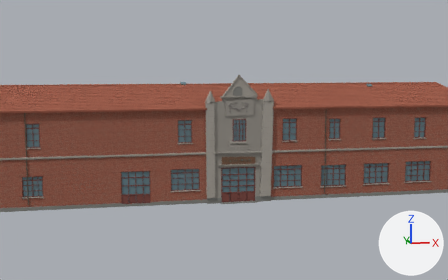
A saved change to the Blender file projects/shanghai/assets/models/candidates/huangpu-puyutang-museum-south-front/huangpu-puyutang-museum-south-front.blend.
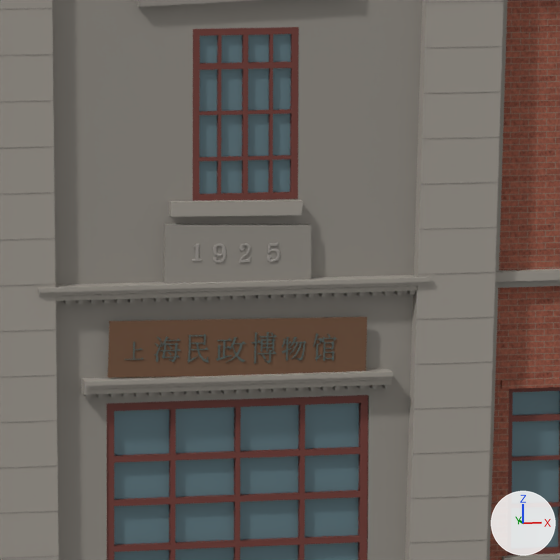
Old and new are each drawn from a 50 mm lens placed at (-11.74, -53.98, 12.5), pointed at (-1.23, 0.25, 5.56) and again close up on the part from 46% to 63% of the width and 41% to 67% of the height. Every picture has the same lights, and +X, +Y and +Z are marked at lower right. The last two pictures show the newer version.

The first close-up shows 'Museum south/central upper sash frame and glazing bars', 'Museum south/central upper sash glass', 'Museum south/date backing', 'Museum south/east stone pier', 'Museum south/four entrance leaves frame and glazing bars', 'Museum south/four entrance leaves glass', 'Museum south/lower bay 6 glass', 'Museum south/portal ashlar wall with openings', 'Museum south/portal sill course stepped profile', 'Museum south/running bond wall', 'Museum south/west stone pier', 'Sign/museum board', 'Sign/sign character 1 上', 'Sign/sign character 2 海', 'Sign/sign character 3 民', 'Sign/sign character 4 政', 'Sign/sign character 5 博', 'Sign/sign character 6 物', 'Sign/sign character 7 馆' and 16 more.
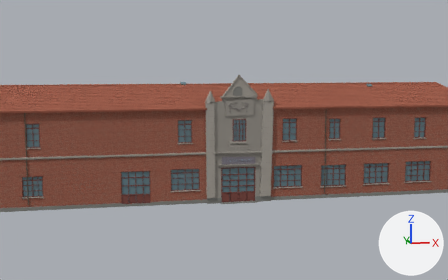
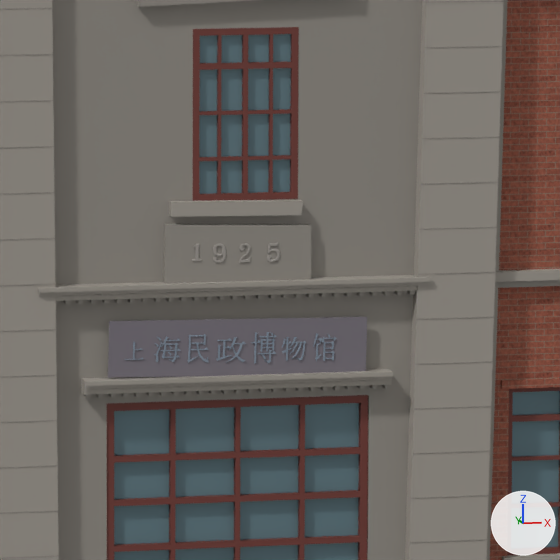
Where the change shows, as pixel boxes [x1, y1, x2, y2] in the close-ups (560 x 560 px):
'Sign/museum board', recoloured (brown to grey): [108, 317, 367, 378] in both
'Sign/sign character 5 博', recoloured (lighter): [252, 332, 277, 364] in both
'Sign/sign character 4 政', recoloured (lighter): [216, 337, 246, 363] in both
'Sign/sign character 2 海', recoloured (lighter): [154, 336, 181, 362] in both
'Sign/sign character 7 馆', recoloured (lighter): [313, 334, 337, 361] in both
'Sign/sign character 6 物', recoloured (lighter): [282, 337, 306, 361] in both
'Sign/sign character 3 民', recoloured (lighter): [188, 334, 209, 363] in both
'Sign/sign character 1 上', recoloured: [125, 342, 143, 360] in both

Edits to the bpy script that builds the scene:
```text
Change mat_brown_board_behind_museum_sign:
    mat_brown_board_behind_museum_sign.base_color: (0.17, 0.086, 0.046) -> (0.2, 0.18, 0.21)  # brown #73533d -> grey #7c767e
Change mat_patinated_metal_museum_lettering:
    mat_patinated_metal_museum_lettering.base_color: (0.11, 0.14, 0.13) -> (0.25, 0.31, 0.38)  # dark grey #5d6965 -> greyish blue #8997a6
```
